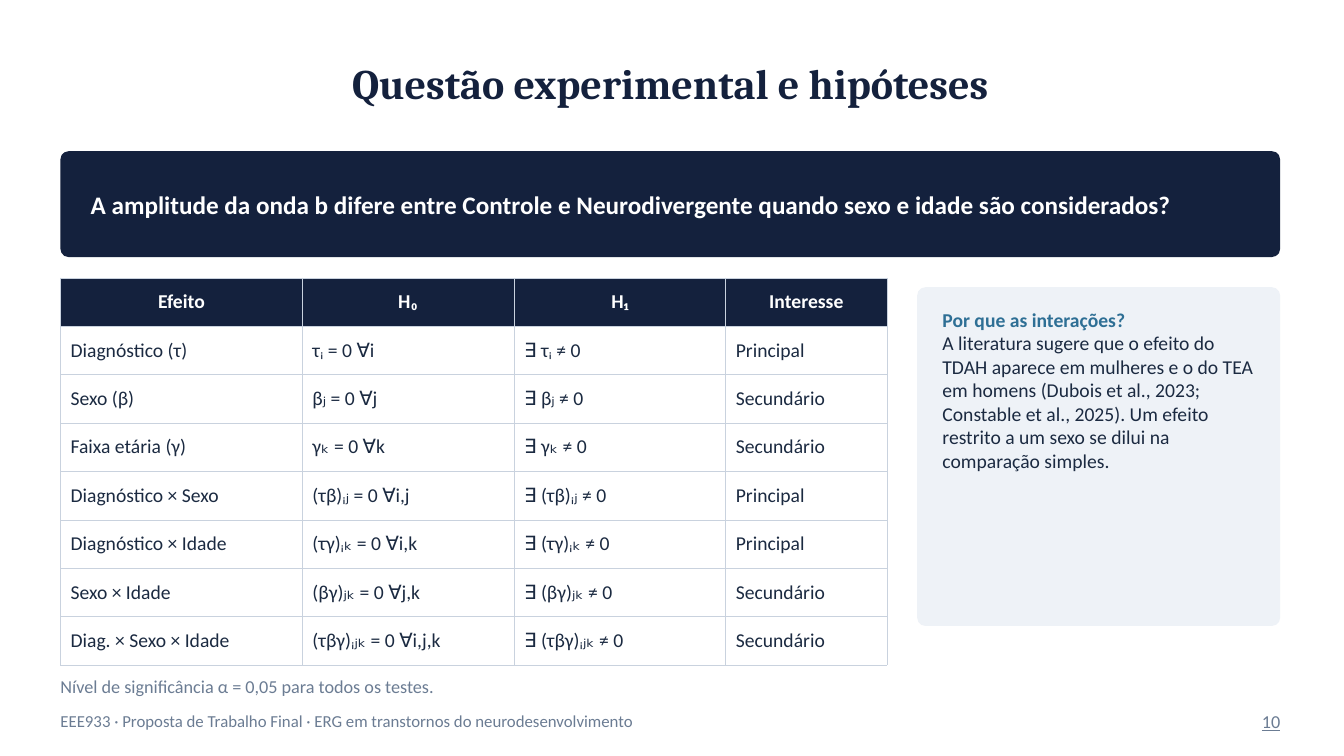
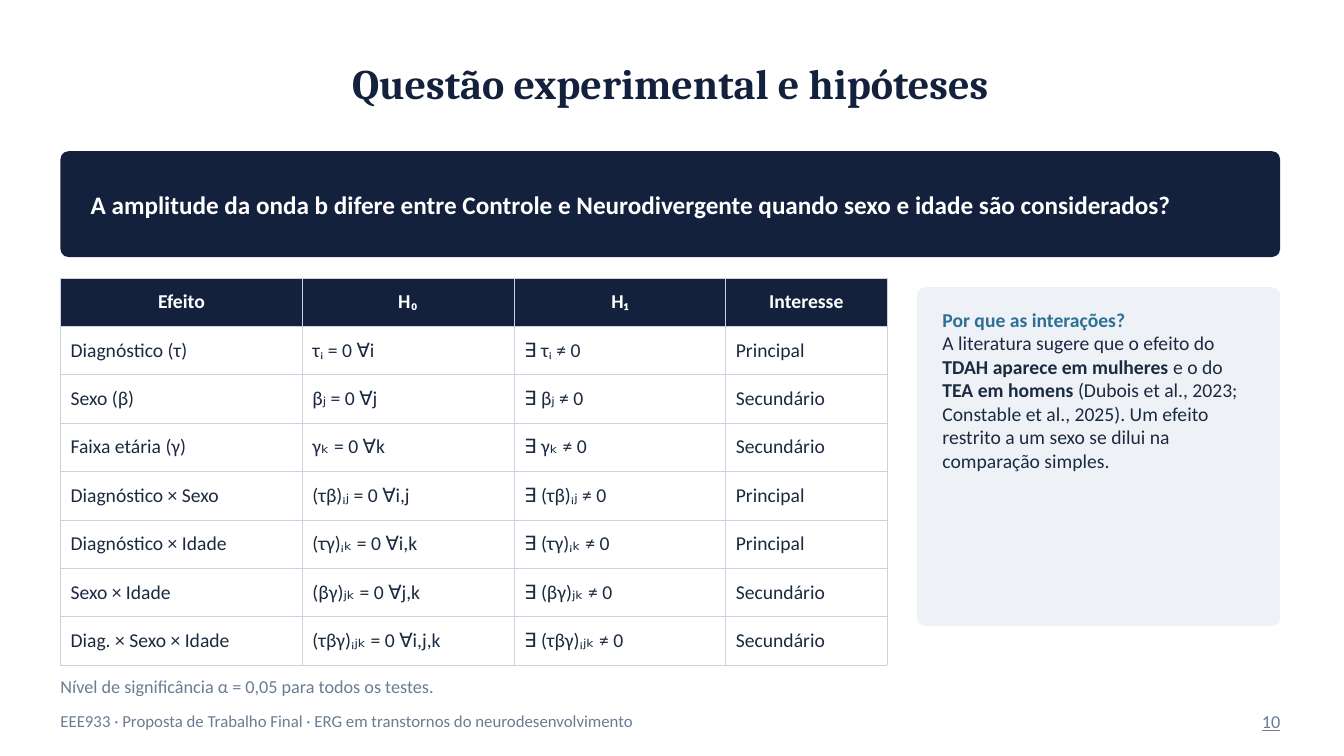
Before and after one commit to HenriqueMarquesCruz/ECs_EEE933, a slide deck: slide 10 of TrabalhoFinal/Proposta_ERG.pptx. Drawn at 1344x756 pixels with LibreOffice and Linux fonts; fonts in the diff are those of the drawing. Boxes give left, top, right and bottom in pixels: in the first picture for what was removed or moved away, otherwise in the second. Text is boxed around its words. In the diff, an @@ line names an element or a change of style, - is before the commit and + after.

```diff
--- a/TrabalhoFinal/Proposta_ERG.pptx
+++ b/TrabalhoFinal/Proposta_ERG.pptx
@@ text at (942, 336, 1237, 472): bold on in "TDAH aparece em mulheres TEA em homens" @@
```
Also in this commit, not shown: 7 other slides changed, 1 other file.
